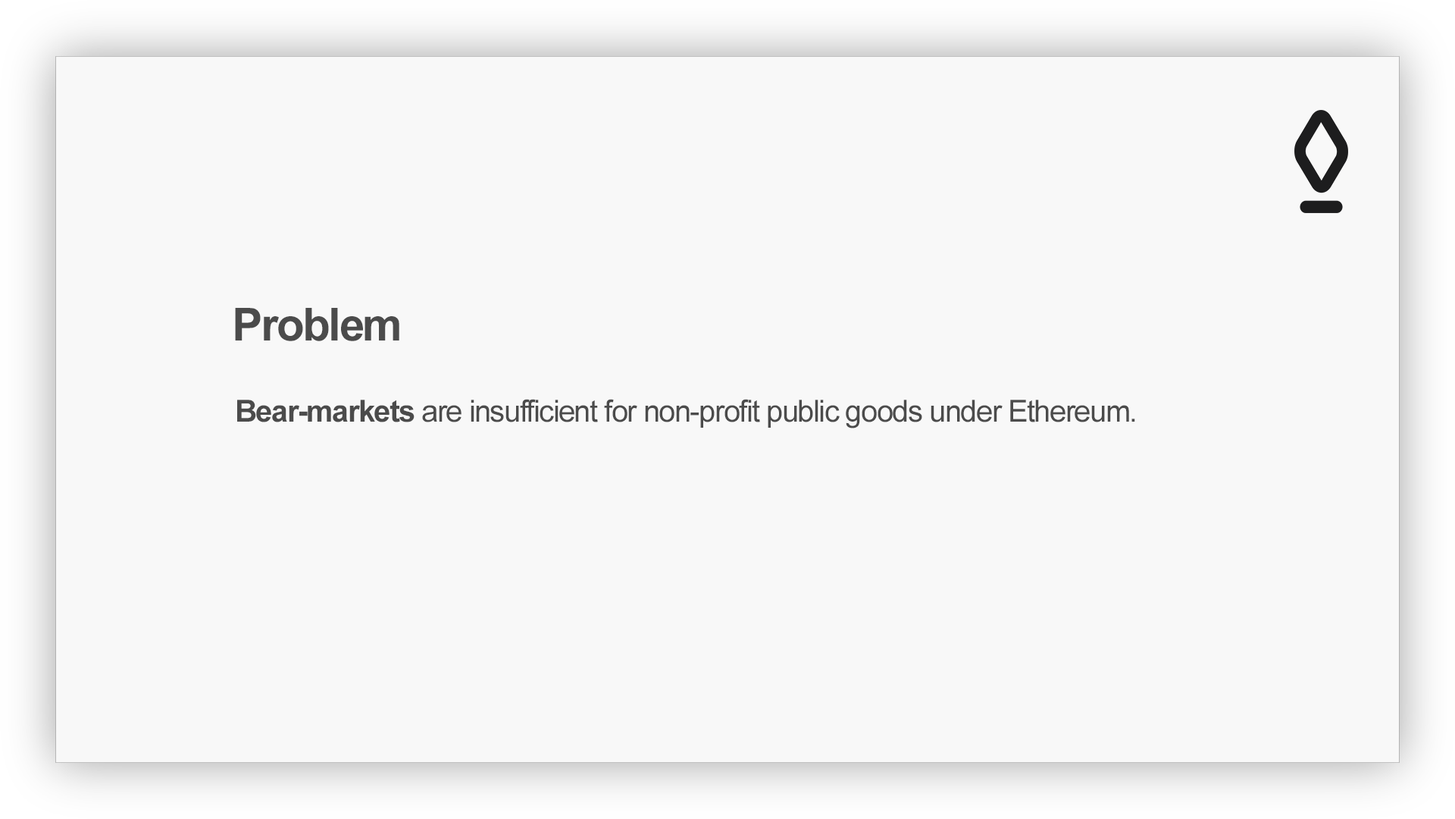
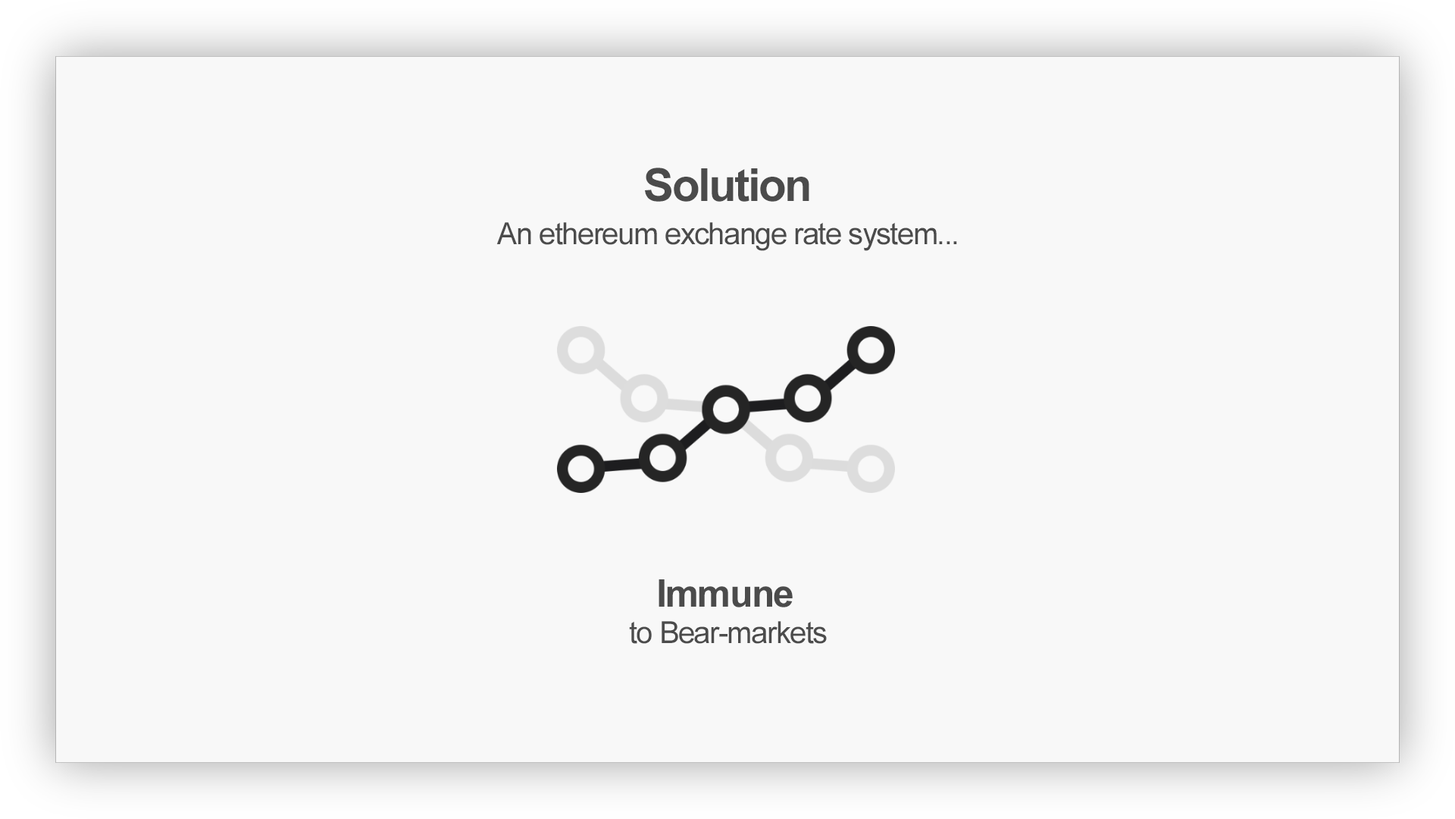
Layered file, before and after one edit (1455×819). Changes by layer:
added layer "to Bear-markets" above "An ethereum exchange rate system..." over 629, 620, 827, 644
renamed "Bear-markets are insufficient for non-profit public goods under" to "An ethereum exchange rate system...", painted on it over 237, 222, 1136, 429
added layer "Immune" above "Solution" over 658, 579, 793, 608
renamed "Problem" to "Solution", painted on it over 234, 167, 810, 342
added layer "Rectangle 2 copy" (13%) above "Rectangle 2" over 557, 325, 896, 493
added layer "Rectangle 2" above "EcareIcon" over 557, 325, 896, 493
hid "EcareIcon" over 1294, 109, 1349, 213
